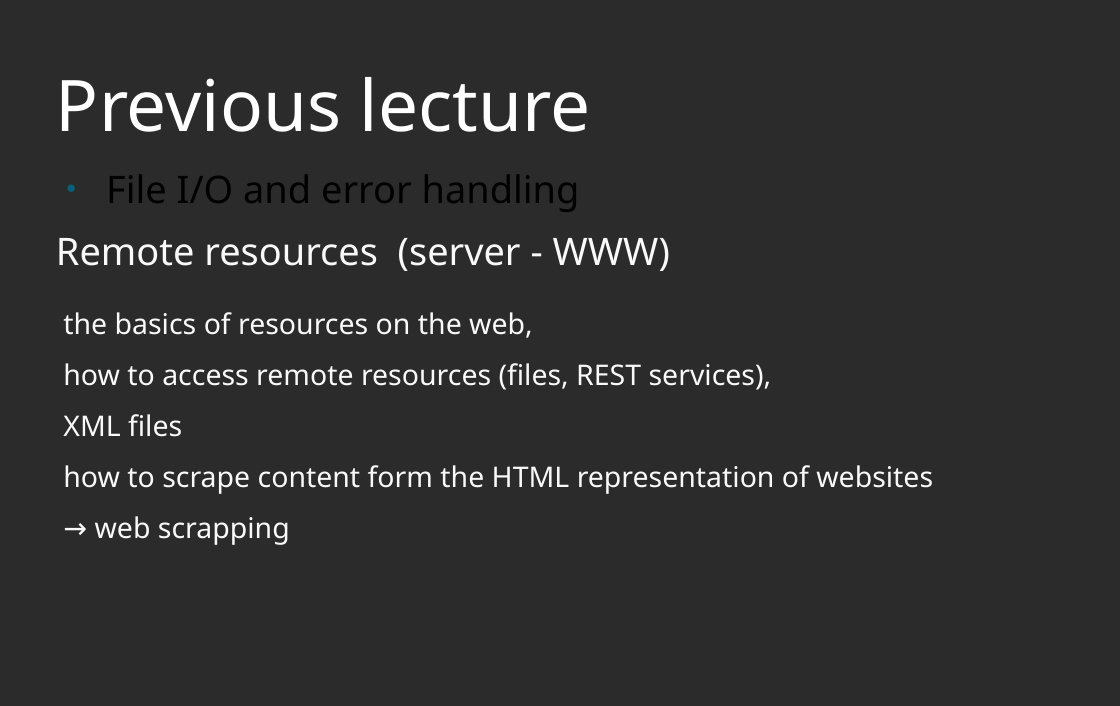
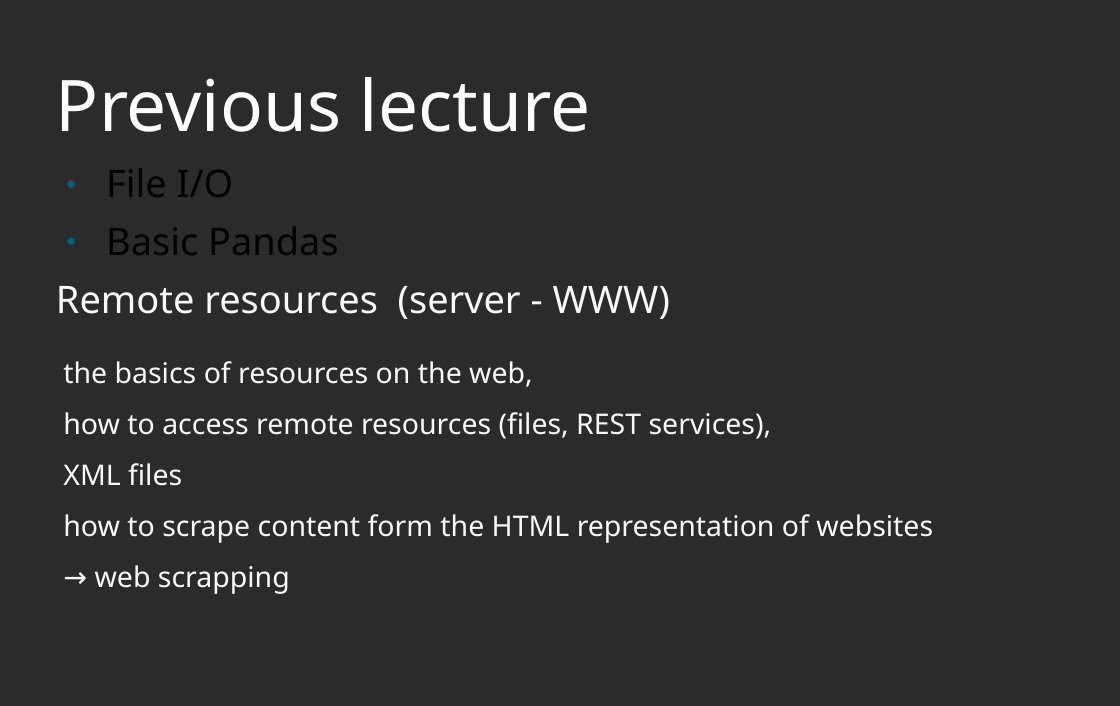
Before and after one commit to PabloMosUU/UssPython, a slide deck: slide 2 of LectureNotes/Unit3.3/Unit3.3 Advanced Pandas presentation.odp. Drawn at 1120x706 pixels with LibreOffice and Linux fonts; fonts in the diff are those of the drawing; background and template pictures are left out; a plain dark background stands for a picture behind light text. Boxes give left, top, right and bottom in pixels: in the first picture for what was removed or moved away, otherwise in the second. Text is boxed around its words. In the diff, an @@ line names an element or a change of style, - is before the commit and + after.

```diff
--- a/LectureNotes/Unit3.3/Unit3.3 Advanced Pandas presentation.odp
+++ b/LectureNotes/Unit3.3/Unit3.3 Advanced Pandas presentation.odp
@@ text at bbox=[106, 169, 339, 255]: text changed @@
-● File I/O and error handling
+● File I/O
+● Basic Pandas
@@ text at bbox=[56, 286, 670, 319]: line spacing 1 to 0.9 @@
```
Also in this commit, not shown: 1 other slide changed, 1 slide added, 24 slides removed.
